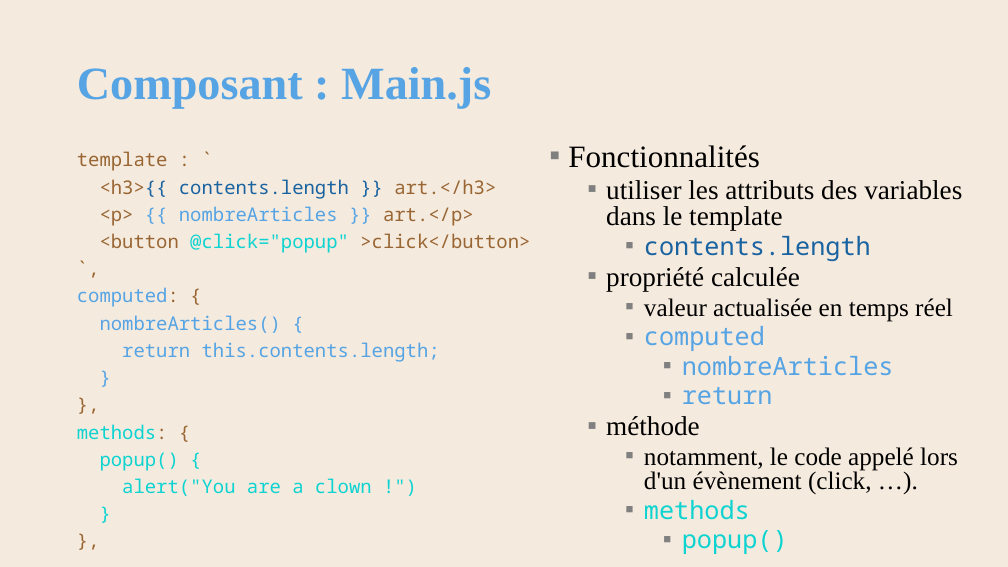
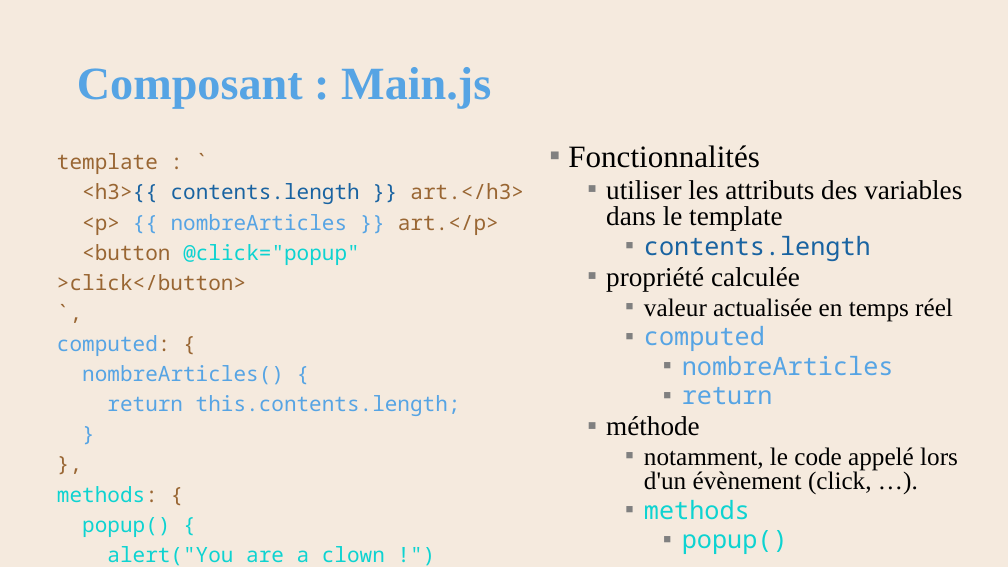
Before and after one commit to AlainWafflard/4IPW3, a slide deck: slide 46 of syllabus/19_composant_vuejs/syllabus_19_composant.pptx. Drawn at 1008x567 pixels with LibreOffice and Linux fonts; fonts in the diff are those of the drawing; background and template pictures are left out. Boxes give left, top, right and bottom in pixels: in the first picture for what was removed or moved away, otherwise in the second. Text is boxed around its words. In the diff, an @@ line names an element or a change of style, - is before the commit and + after.

```diff
--- a/syllabus/19_composant_vuejs/syllabus_19_composant.pptx
+++ b/syllabus/19_composant_vuejs/syllabus_19_composant.pptx
@@ text at (x1=57, y1=153, x2=523, y2=566): text changed; size 18 to 20 pt @@
-}
-},
+} },
@@ text "template : `" moved from (x1=77, y1=151, x2=530, y2=496) to (x1=57, y1=153, x2=523, y2=566) @@
@@ text at (x1=57, y1=153, x2=523, y2=566): size 18 to 20 pt @@
```
Also in this commit, not shown: 9 other slides changed, 48 other files.
